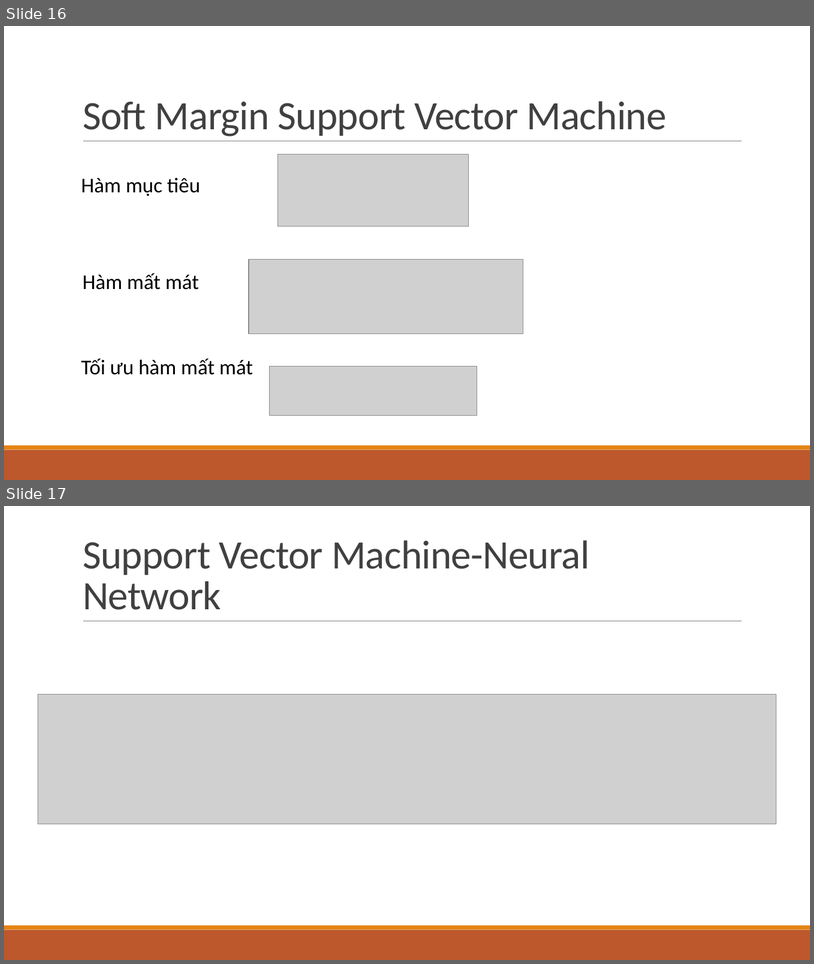
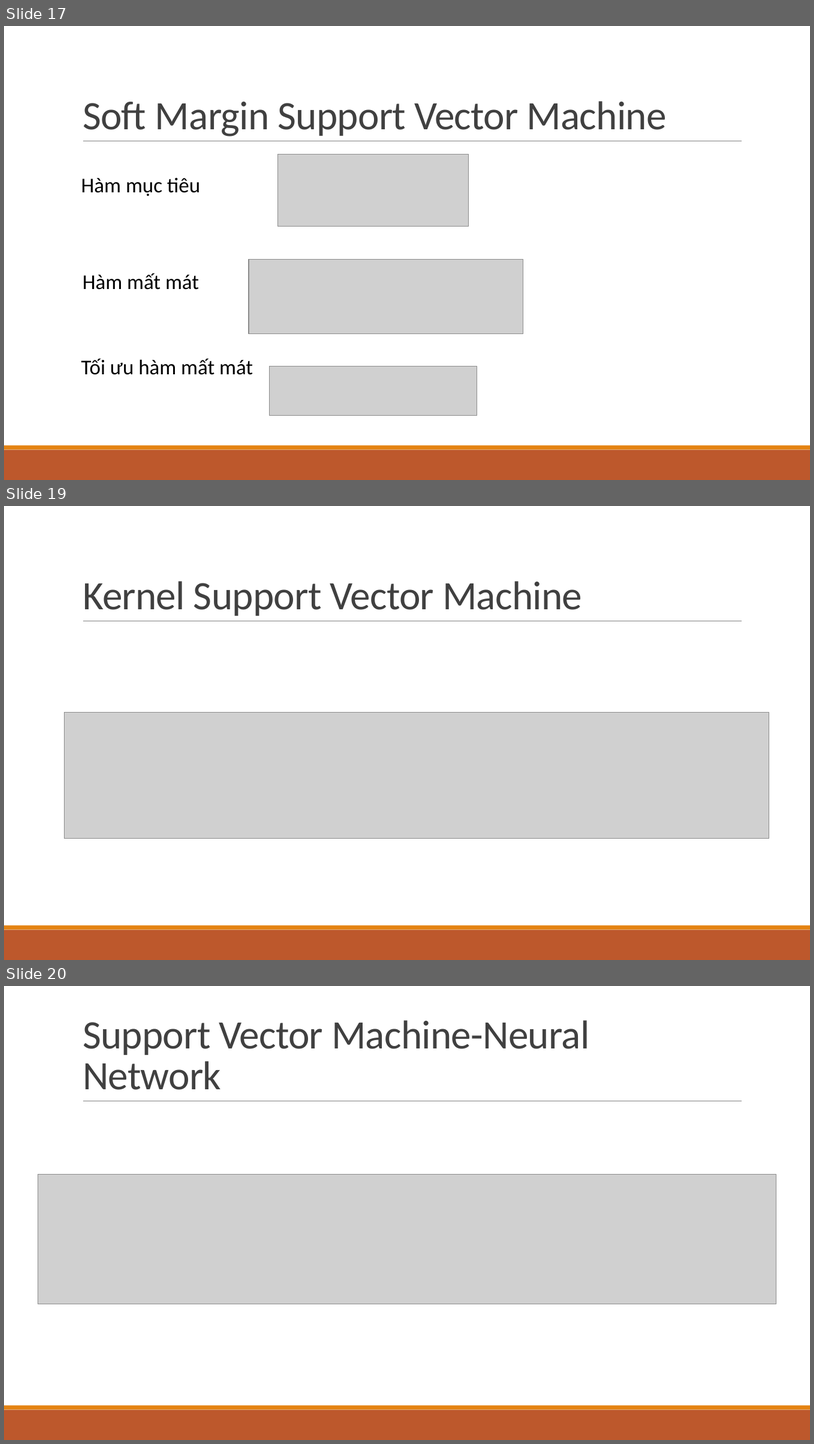
Before and after one commit to ManhND27/Training_VMO_TwoMonth, a slide deck: day10+day11/final-report.pptx. Shown one above the other, each under a label of ours: slides 16 and 17 before the commit, slides 17, 19 and 20 after it; the slides between them are not shown. The pictures are 814x964 and 814x1444 pixels, drawn with LibreOffice and Linux fonts; fonts in the diff are those of the drawing; grey boxes stand for pictures. Boxes give left, top, right and bottom in pixels: in the first picture for what was removed or moved away, otherwise in the second. Text is boxed around its words. In the diff, an @@ line names an element or a change of style, - is before the commit and + after.

```diff
--- a/day10+day11/final-report.pptx
+++ b/day10+day11/final-report.pptx
@@ slide 19 added at bbox=[4, 506, 810, 960], background #FFFFFF; not listed: 3 template elements that a slide beside it also shows @@
@@ title added at bbox=[83, 581, 582, 616], 48 pt, text #404040 @@
+Kernel Support Vector Machine
@@ picture added at bbox=[65, 712, 770, 838] @@
@@ what was slide 16 is now slide 17 @@
@@ what was slide 17 is now slide 20 @@
```
Also in this commit, not shown: 5 slides changed, 2 other slides added, 54 other files.
